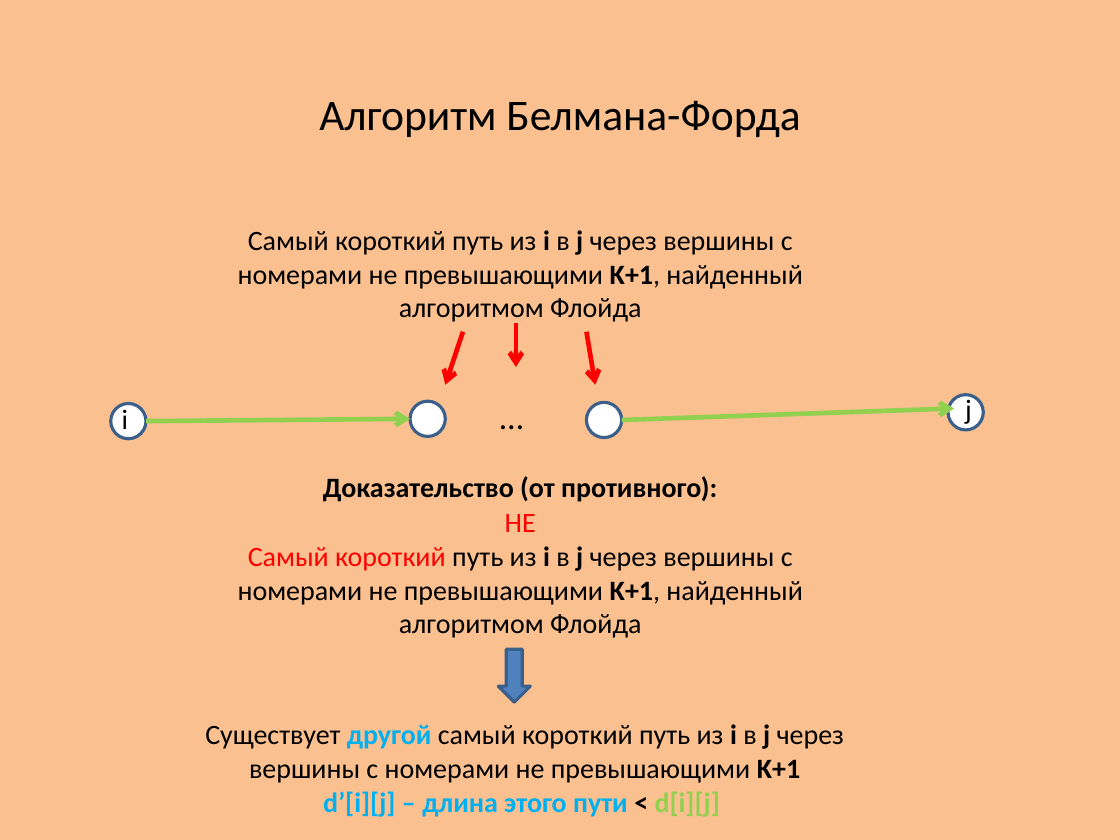
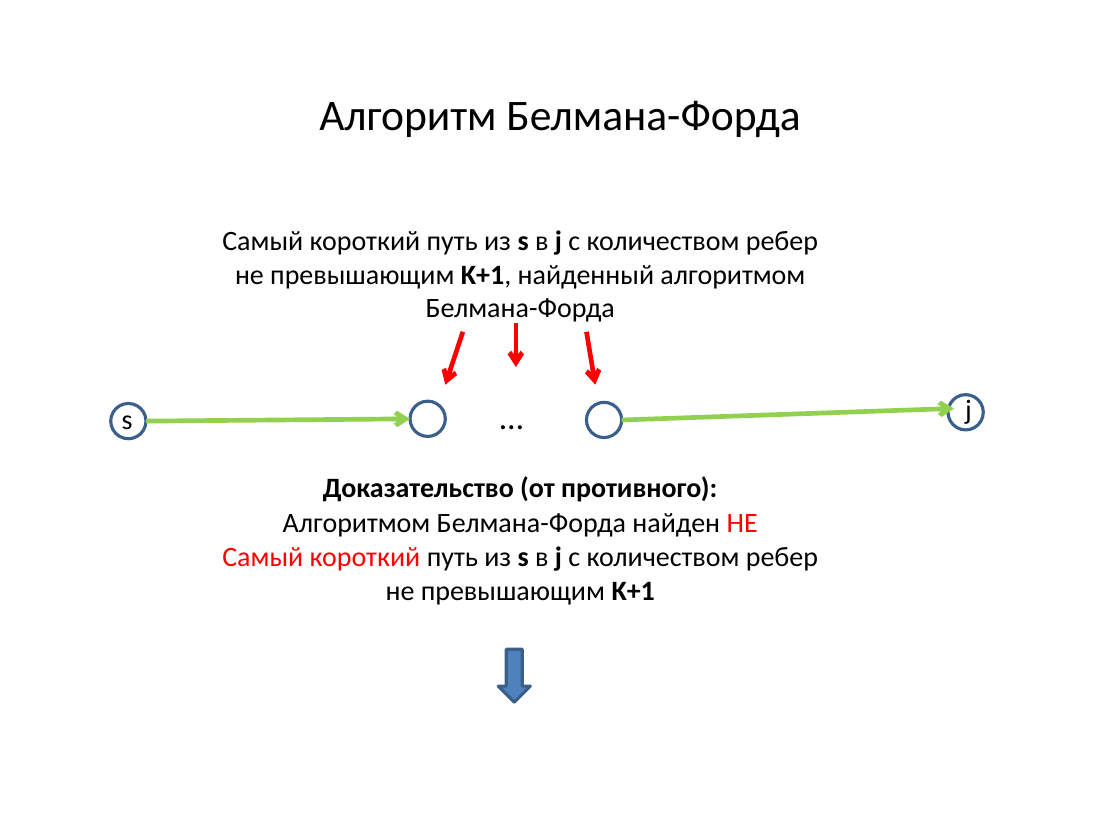
Before and after one commit to SteinbergOB/ANG, a slide deck: slide 74 of Презентации/Лекция 3.pptx (slide 68 before the commit). Drawn at 1120x840 pixels with LibreOffice and Linux fonts; fonts in the diff are those of the drawing. Boxes give left, top, right and bottom in pixels: in the first picture for what was removed or moved away, otherwise in the second. Text is boxed around its words. In the diff, an @@ line names an element or a change of style, - is before the commit and + after.

```diff
--- a/Презентации/Лекция 3.pptx
+++ b/Презентации/Лекция 3.pptx
@@ background #FAC090 to #FFFFFF @@
@@ text at [222, 230, 818, 324]: text changed @@
-Самый короткий путь из i в j через вершины с номерами не превышающими K+1, найденный алгоритмом Флойда
+Самый короткий путь из s в j с количеством ребер не превышающим K+1, найденный алгоритмом Белмана-Форда
@@ text at [122, 406, 133, 430]: text changed @@
-i
+s
@@ text at [222, 513, 818, 605]: text changed @@
-НЕ
-Самый короткий путь из i в j через вершины с номерами не превышающими K+1, найденный алгоритмом Флойда
+Алгоритмом Белмана-Форда найден НЕ
+Самый короткий путь из s в j с количеством ребер не превышающим K+1
@@ text removed at [205, 724, 844, 817] @@
-Существует другой самый короткий путь из i в j через вершины с номерами не превышающими K+1
-d’[i][j] – длина этого пути < d[i][j]
```
Also in this commit, not shown: 35 other slides changed, 14 slides added, 5 slides removed, 2 other files.
